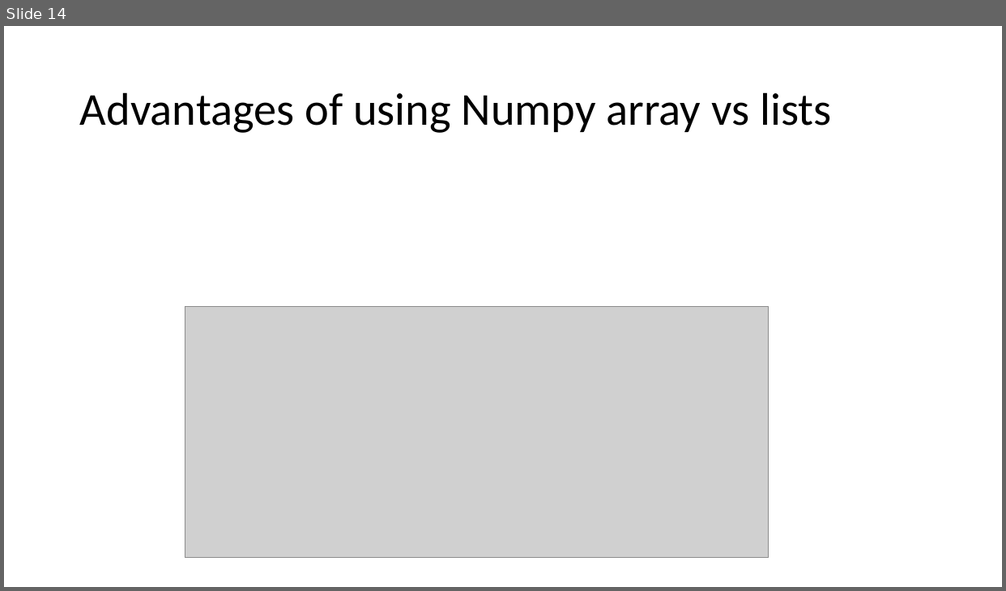
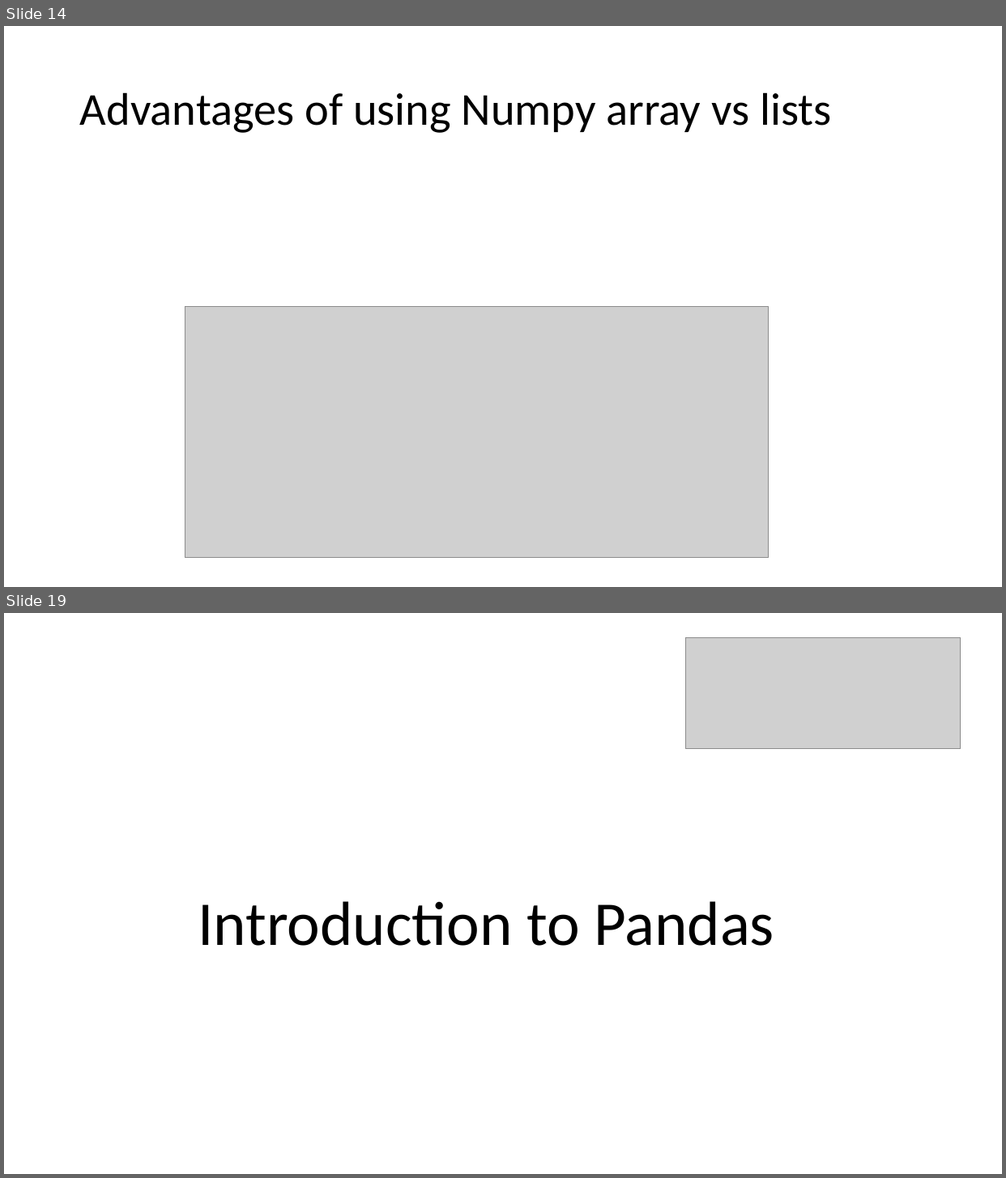
Before and after one commit to edyoda/DS290922A, a slide deck: EDYODA_DW/slides/Class1.pptx. Shown one above the other, each under a label of ours: slide 14 before the commit, slides 14 and 19 after it; the slides between them are not shown. The pictures are 1006x591 and 1006x1178 pixels, drawn with LibreOffice and Linux fonts; fonts in the diff are those of the drawing; grey boxes stand for pictures. Boxes give left, top, right and bottom in pixels: in the first picture for what was removed or moved away, otherwise in the second. Text is boxed around its words. In the diff, an @@ line names an element or a change of style, - is before the commit and + after.

Commit message:
slides till pandas with notebooks

```diff
--- a/EDYODA_DW/slides/Class1.pptx
+++ b/EDYODA_DW/slides/Class1.pptx
@@ slide 19 added at [4,613,1002,1174], background #FFFFFF @@
@@ picture added at [685,637,961,749] @@
@@ title added at [198,901,774,946], 60 pt, text #000000 @@
+Introduction to Pandas
```
Also in this commit, not shown: 6 other slides added, 6 other files.
